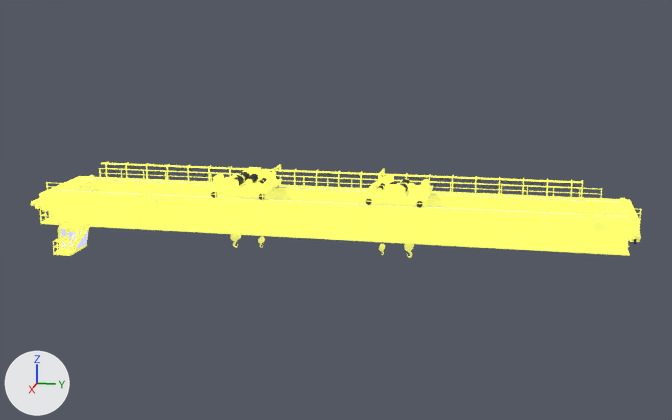
The glTF model public/models/c_811.glb, before and after one commit.
Both versions are drawn from a 50 mm lens placed at (74.6, 17.2, 21.8), pointed at (1.7, 2.7, 3.6). The axes (+X, +Y, +Z) are drawn at lower left. The lights are the same throughout. The first picture is the older version. Where no turn or scale is listed for an object, it has been applied to the vertices. Vertices at exactly the same position are counted once.

Script lines for the objects in view, before the commit:
```python
me_mesh_042 = bpy.data.meshes.new('Mesh.042')
me_mesh_042.from_pydata(...)  # 6424 vertices, 11712 faces; spans x -3.8..7.5, y -21.6..26.1, z 0.1..6.1
# faces by material slot: [7542, 32, 4120, 18]
me_mesh_042.materials.append(mat_15___default_001)
me_mesh_042.materials.append(mat_09___default_001)
me_mesh_042.materials.append(mat_08___default_001)
me_mesh_042.materials.append(mat_13___default_001)
me_mesh_043 = bpy.data.meshes.new('Mesh.043')
me_mesh_043.from_pydata(...)  # 2594 vertices, 5044 faces; spans x -2.54..4.57, y 5.38..10.36, z 4.79..6.46
# faces by material slot: [3344, 1700]
me_mesh_043.materials.append(mat_15___default_001)
me_mesh_043.materials.append(mat_08___default_001)
me_mesh_046 = bpy.data.meshes.new('Mesh.046')
me_mesh_046.from_pydata(...)  # 2597 vertices, 5044 faces; spans x -2.53..4.56, y -7.46..-2.48, z 4.79..6.46
# faces by material slot: [3344, 1700]
me_mesh_046.materials.append(mat_15___default_001)
me_mesh_046.materials.append(mat_08___default_001)
ob_3_factory_c_811_body = bpy.data.objects.new('3_Factory_C_811_Body', me_mesh_042)
ob_3_factory_c_811_body.location = (0.0, 0.0, 0.0)
ob_3_factory_c_811_head_01 = bpy.data.objects.new('3_Factory_C_811_Head_01', me_mesh_046)
ob_3_factory_c_811_head_01.location = (0.0, 0.0, 0.0)
ob_3_factory_c_811_head_02 = bpy.data.objects.new('3_Factory_C_811_Head_02', me_mesh_043)
ob_3_factory_c_811_head_02.location = (0.0, 0.0, 0.0)
```
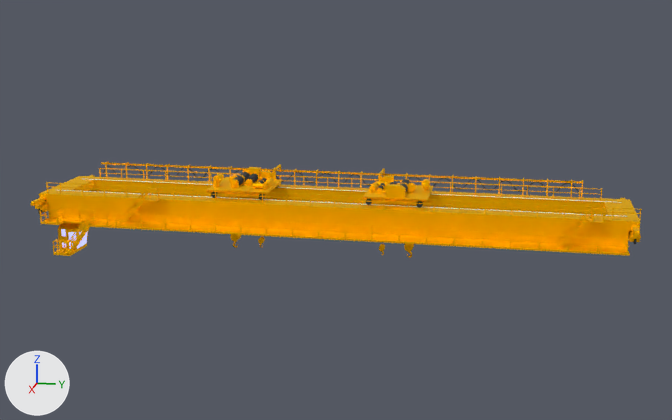
The change, as a diff of the scene's bpy script:
```diff
--- a/public/models/c_811.glb.py
+++ b/public/models/c_811.glb.py
@@ mat_머티리얼_001 @@
+mat_머티리얼_001 = bpy.data.materials.new('머티리얼.001')
+# nodes: BsdfPrincipled, Mix, OutputMaterial, VertexColor
+# colours: yellow #ffc800, mixed with the vertex colours
@@ me_mesh_042 @@
 me_mesh_042.from_pydata(...)  # 6424 vertices, 11712 faces; spans x -3.8..7.5, y -21.6..26.1, z 0.1..6.1
 # used by ob_3_factory_c_811_body; location = (0.0, 0.0, 0.0)
+# me_mesh_042 part 1: all 7542 faces that had it switch from mat_15___default_001 to mat_머티리얼_001
 me_mesh_042.materials.append(mat_09___default_001)
@@ me_mesh_046 @@
 me_mesh_046.from_pydata(...)  # 2597 vertices, 5044 faces; spans x -2.53..4.56, y -7.46..-2.48, z 4.79..6.46
 # used by ob_3_factory_c_811_head_01; location = (0.0, 0.0, 0.0)
+# me_mesh_046 part 2: all 3344 faces that had it switch from mat_15___default_001 to mat_머티리얼_001
 me_mesh_046.materials.append(mat_08___default_001)
@@ me_mesh_043 @@
 me_mesh_043.from_pydata(...)  # 2594 vertices, 5044 faces; spans x -2.54..4.57, y 5.38..10.36, z 4.79..6.46
 # used by ob_3_factory_c_811_head_02; location = (0.0, 0.0, 0.0)
+# me_mesh_043 part 3: all 3344 faces that had it switch from mat_15___default_001 to mat_머티리얼_001
 me_mesh_043.materials.append(mat_08___default_001)
```

Where the change shows, as pixel boxes (x1, y1, x2, y2) in the pictures (672 x 420 px):
part 1 of me_mesh_042, recoloured (darker)
    both: (31, 161, 642, 256)
part 2 of me_mesh_046, recoloured (darker)
    both: (206, 164, 282, 197)
part 3 of me_mesh_043, recoloured (darker)
    both: (363, 168, 433, 205)
